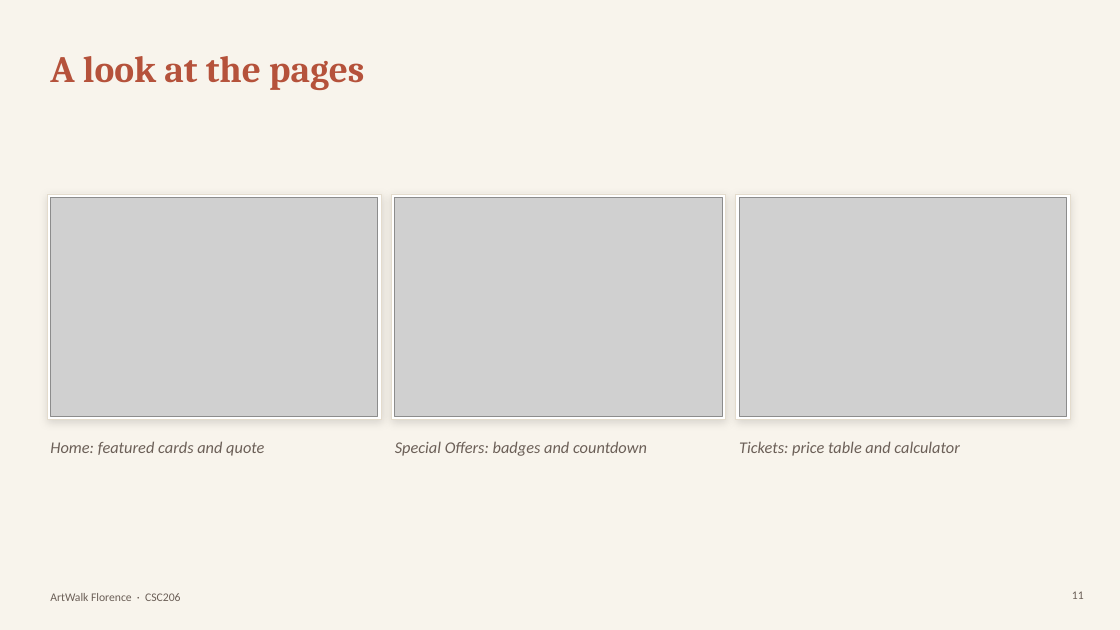
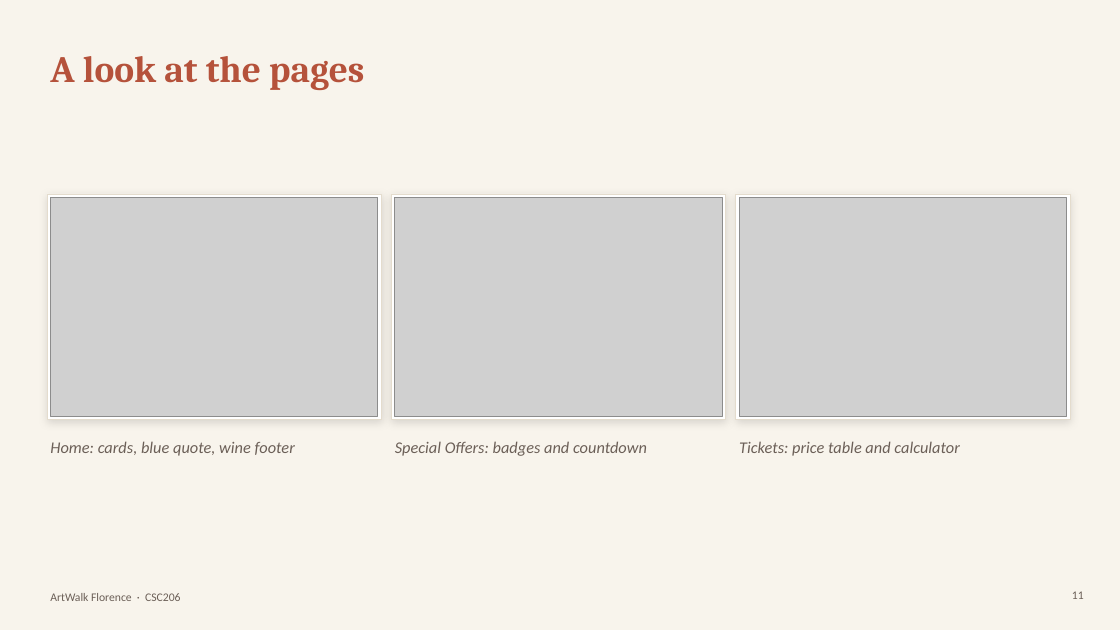
Before and after one commit to Kntouanoglou/Claude, a slide deck: slide 11 of artwalk-florence/presentation/ArtWalk-Florence-Presentation.pptx. Drawn at 1120x630 pixels with LibreOffice and Linux fonts; fonts in the diff are those of the drawing; grey boxes stand for pictures. Boxes give left, top, right and bottom in pixels: in the first picture for what was removed or moved away, otherwise in the second. Text is boxed around its words. In the diff, an @@ line names an element or a change of style, - is before the commit and + after.

```diff
--- a/artwalk-florence/presentation/ArtWalk-Florence-Presentation.pptx
+++ b/artwalk-florence/presentation/ArtWalk-Florence-Presentation.pptx
@@ text at [50,441,295,456]: text changed @@
-Home: featured cards and quote
+Home: cards, blue quote, wine footer
```
Also in this commit, not shown: 10 other slides changed.
